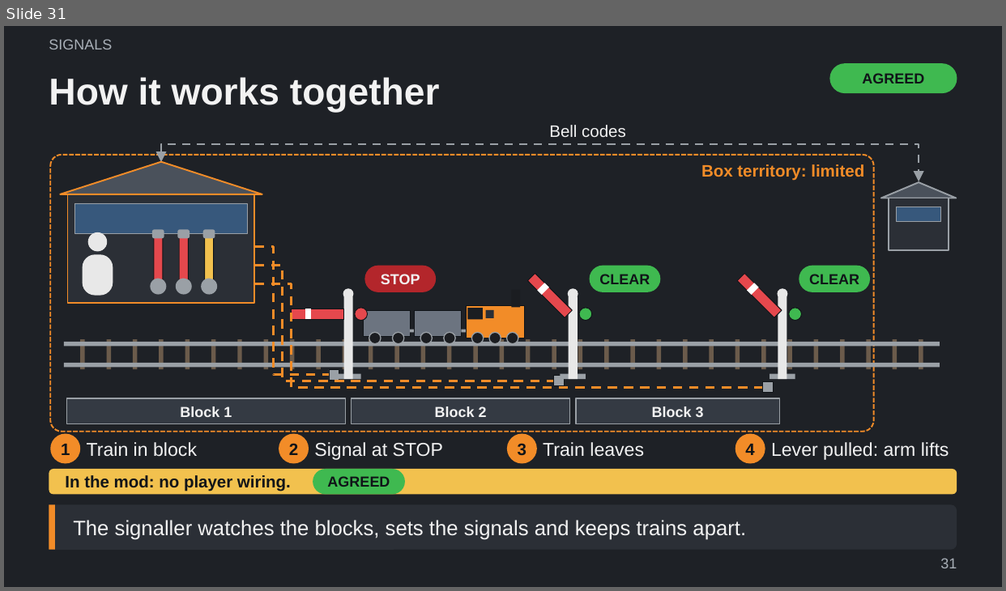
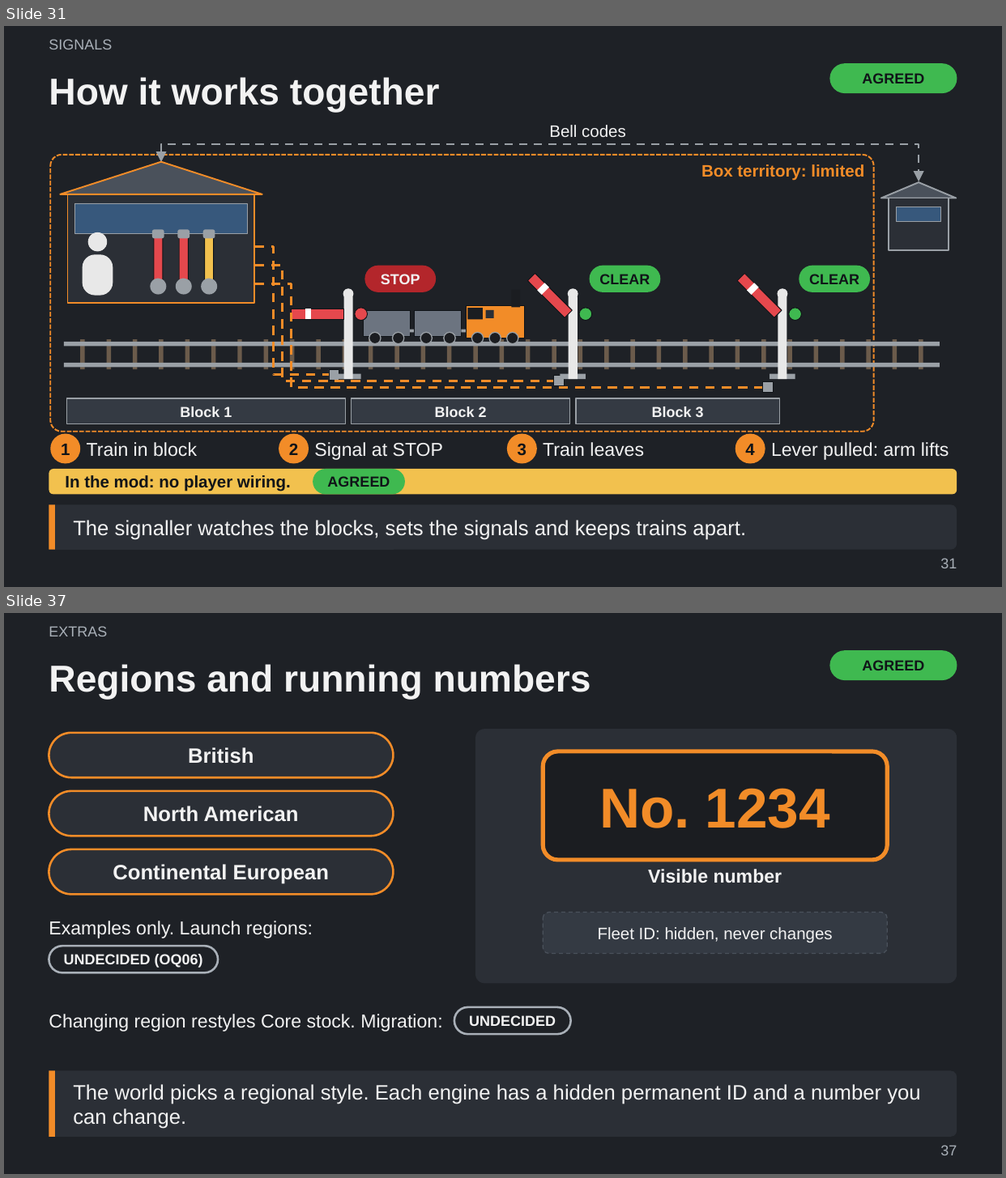
Before and after one commit to Tarenkookoo/Satisfactory---Early-Locomotion, a slide deck: Reporting/Claude Presents/Early_Locomotion_Explained.pptx. Shown one above the other, each under a label of ours: slide 31 before the commit, slides 31 and 37 after it; the slides between them are not shown. The pictures are 1006x591 and 1006x1178 pixels, drawn with LibreOffice and Linux fonts; fonts in the diff are those of the drawing. Boxes give left, top, right and bottom in pixels: in the first picture for what was removed or moved away, otherwise in the second. Text is boxed around its words. In the diff, an @@ line names an element or a change of style, - is before the commit and + after.

```diff
--- a/Reporting/Claude Presents/Early_Locomotion_Explained.pptx
+++ b/Reporting/Claude Presents/Early_Locomotion_Explained.pptx
@@ slide 37 added at bbox=[4, 613, 1002, 1174], background #1E2126 @@
@@ text added at bbox=[49, 626, 107, 636], 14 pt, text #A9B0B8 @@
+EXTRAS
@@ rounded rectangle added at bbox=[829, 650, 957, 680], fill #3FB950, 14 pt, text #101418, bold @@
+AGREED
@@ title added at bbox=[49, 664, 591, 699], 36 pt, text #F2F2F2, bold @@
+Regions and running numbers
@@ rounded rectangle added at bbox=[49, 733, 394, 777], fill #2B2F36, outline #F28C28 2 pt, 20 pt, text #F2F2F2, bold @@
+British
@@ rounded rectangle added at bbox=[49, 791, 394, 836], fill #2B2F36, outline #F28C28 2 pt, 20 pt, text #F2F2F2, bold @@
+North American
@@ rounded rectangle added at bbox=[49, 850, 394, 895], fill #2B2F36, outline #F28C28 2 pt, 20 pt, text #F2F2F2, bold @@
+Continental European
@@ text added at bbox=[49, 921, 313, 939], 18 pt, text #F2F2F2 @@
+Examples only. Launch regions:
@@ group added at bbox=[475, 729, 957, 983]: 3 rounded rectangles, 1 text @@
+No. 1234
+Visible number
+Fleet ID: hidden, never changes
@@ rounded rectangle added at bbox=[49, 946, 218, 973], outline #A9B0B8 2 pt, 14 pt, text #F2F2F2, bold @@
+UNDECIDED (OQ06)
@@ text added at bbox=[49, 1014, 442, 1032], 18 pt, text #F2F2F2 @@
+Changing region restyles Core stock. Migration:
@@ rounded rectangle added at bbox=[454, 1007, 572, 1034], outline #A9B0B8 2 pt, 14 pt, text #F2F2F2, bold @@
+UNDECIDED
@@ rounded rectangle added at bbox=[49, 1071, 957, 1137], fill #2B2F36, 20 pt, text #F2F2F2 @@
+The world picks a regional style. Each engine has a hidden permanent ID and a number you can change.
@@ rectangle added at bbox=[49, 1071, 55, 1137], fill #F28C28 @@
@@ page number added at bbox=[940, 1145, 957, 1156], 14 pt, text #A9B0B8 @@
+37
```
Also in this commit, not shown: 10 other slides added, 5 other files.
